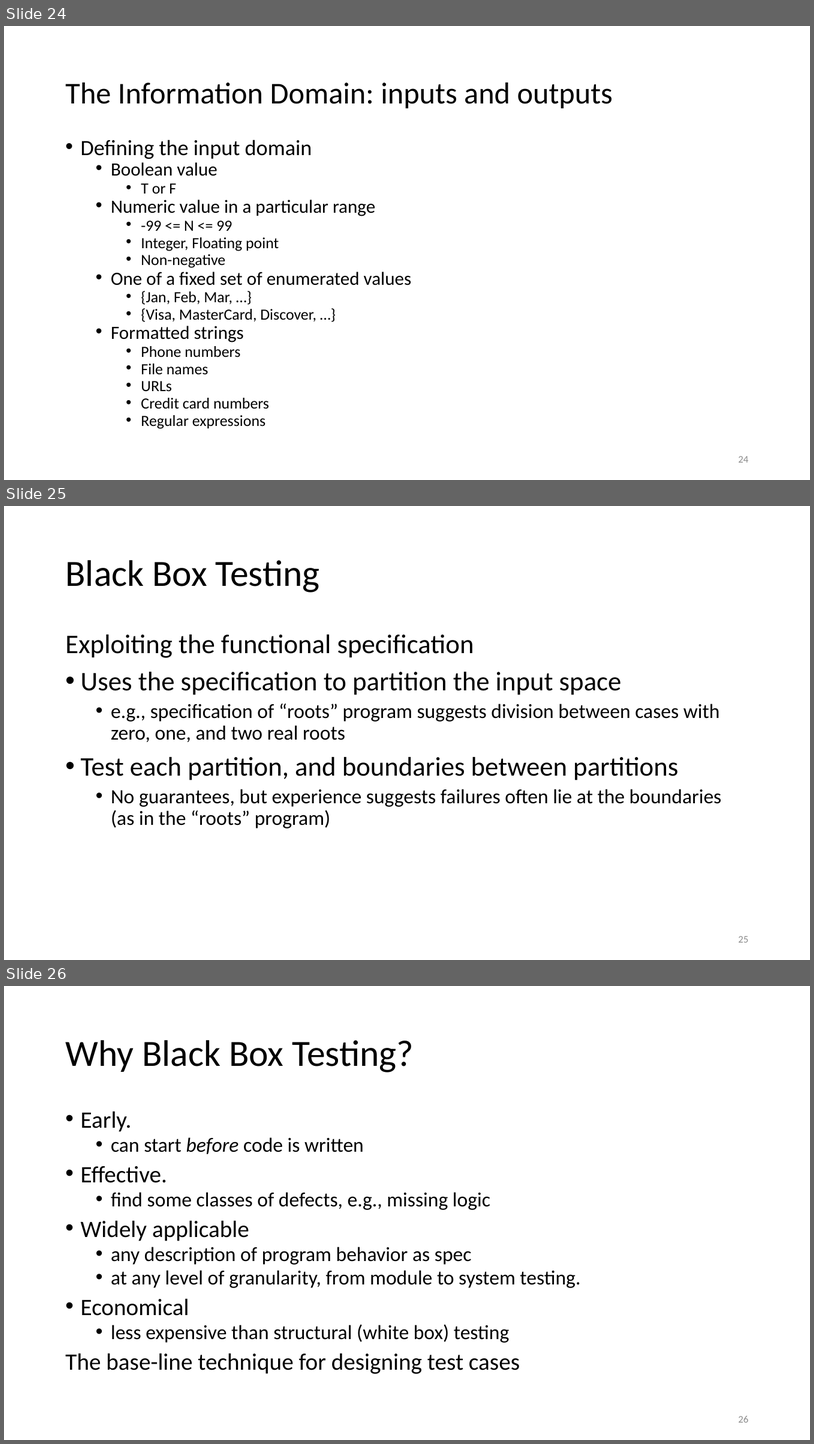
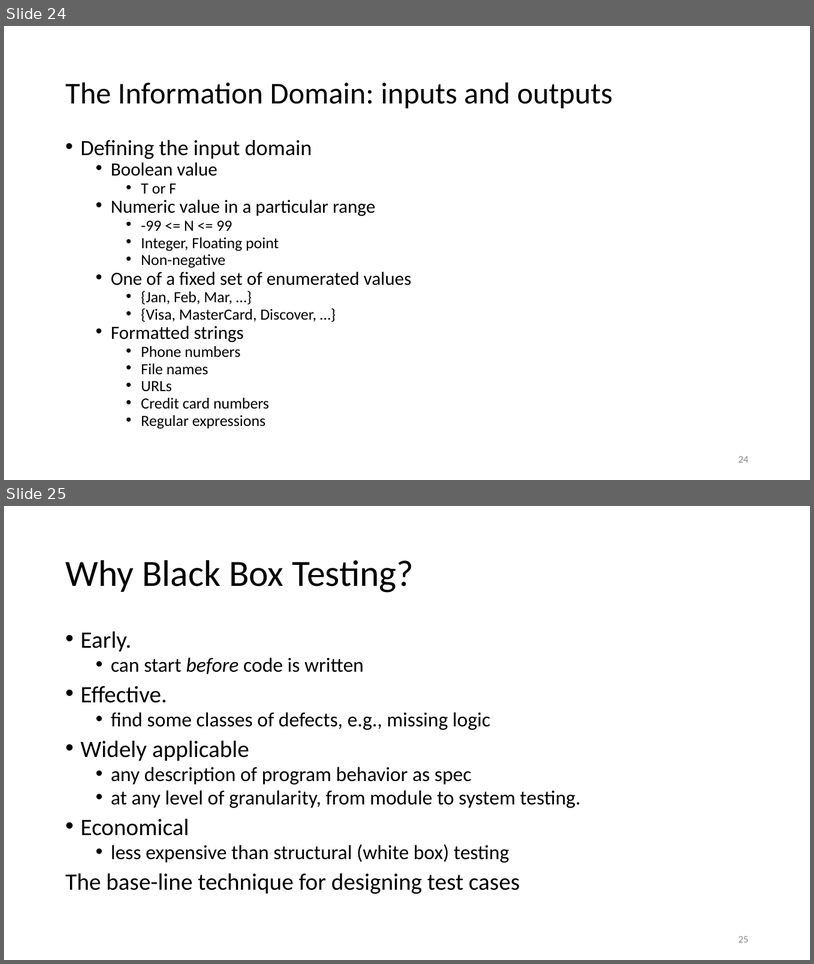
Before and after one commit to malenezi/malenezi, a slide deck: SE401/Lectures/6-Black Box Testing/Black Box Testing.pptx. Shown one above the other, each under a label of ours: slides 24, 25 and 26 before the commit, slides 24 and 25 after it. The pictures are 814x1444 and 814x964 pixels, drawn with LibreOffice and Linux fonts; fonts in the diff are those of the drawing. Boxes give left, top, right and bottom in pixels: in the first picture for what was removed or moved away, otherwise in the second. Text is boxed around its words. In the diff, an @@ line names an element or a change of style, - is before the commit and + after.

```diff
--- a/SE401/Lectures/6-Black Box Testing/Black Box Testing.pptx
+++ b/SE401/Lectures/6-Black Box Testing/Black Box Testing.pptx
@@ slide 25 removed at (x1=4, y1=506, x2=810, y2=960), background #FFFFFF @@
@@ title removed at (x1=65, y1=560, x2=320, y2=592) @@
-Black Box Testing
@@ text removed at (x1=65, y1=634, x2=722, y2=828) @@
-Exploiting the functional specification
-• Uses the specification to partition the input space
-  • e.g., specification of “roots” program suggests division between cases with zero, one, and two real roots
-• Test each partition, and boundaries between partitions
-  • No guarantees, but experience suggests failures often lie at the boundaries (as in the “roots” program)
@@ page number removed at (x1=738, y1=936, x2=749, y2=942) @@
-25
@@ what was slide 26 is now slide 25 @@
@@ page number at (x1=738, y1=936, x2=749, y2=942): text changed @@
-26
+25
```
Also in this commit, not shown: 5 slides changed, 1 other slide removed.
